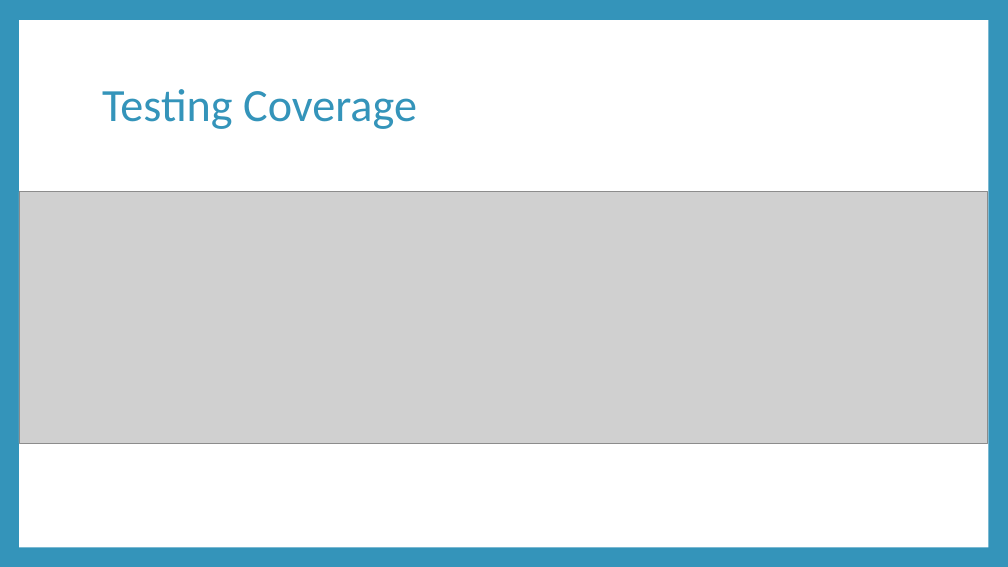
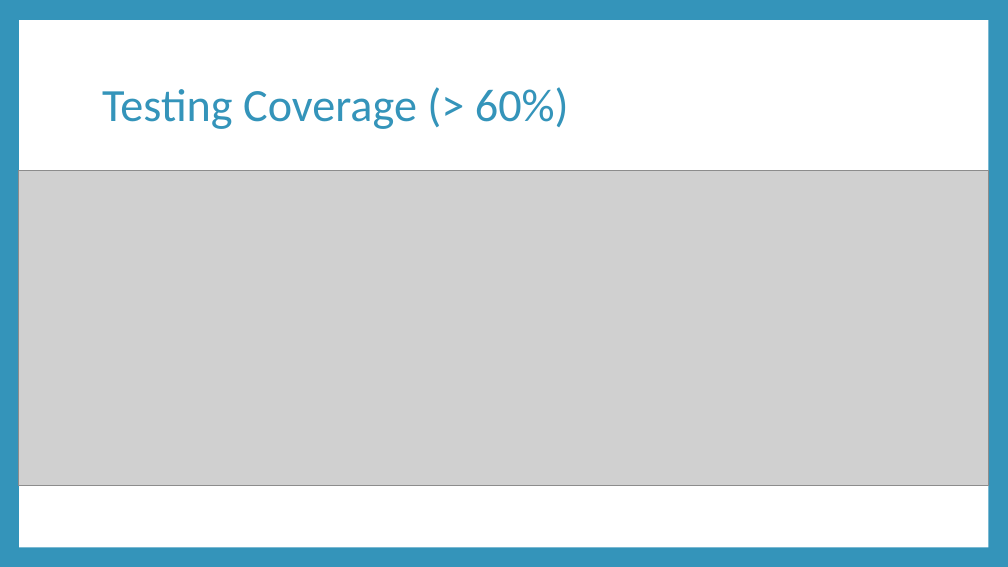
Before and after one commit to haandahl/income-experiences, a slide deck: slide 11 of DesignDocuments/Income Experiences.pptx. Drawn at 1008x567 pixels with LibreOffice and Linux fonts; fonts in the diff are those of the drawing; grey boxes stand for pictures. Boxes give left, top, right and bottom in pixels: in the first picture for what was removed or moved away, otherwise in the second. Text is boxed around its words. In the diff, an @@ line names an element or a change of style, - is before the commit and + after.

```diff
--- a/DesignDocuments/Income Experiences.pptx
+++ b/DesignDocuments/Income Experiences.pptx
@@ title at <box>102,87,569,129</box>: text changed @@
-Testing Coverage
+Testing Coverage (> 60%)
@@ picture: place and size @@
-picture at <box>19,192,988,443</box>
+picture at <box>18,170,988,485</box>
```
Also in this commit, not shown: 1 other slide changed, 3 other files.
